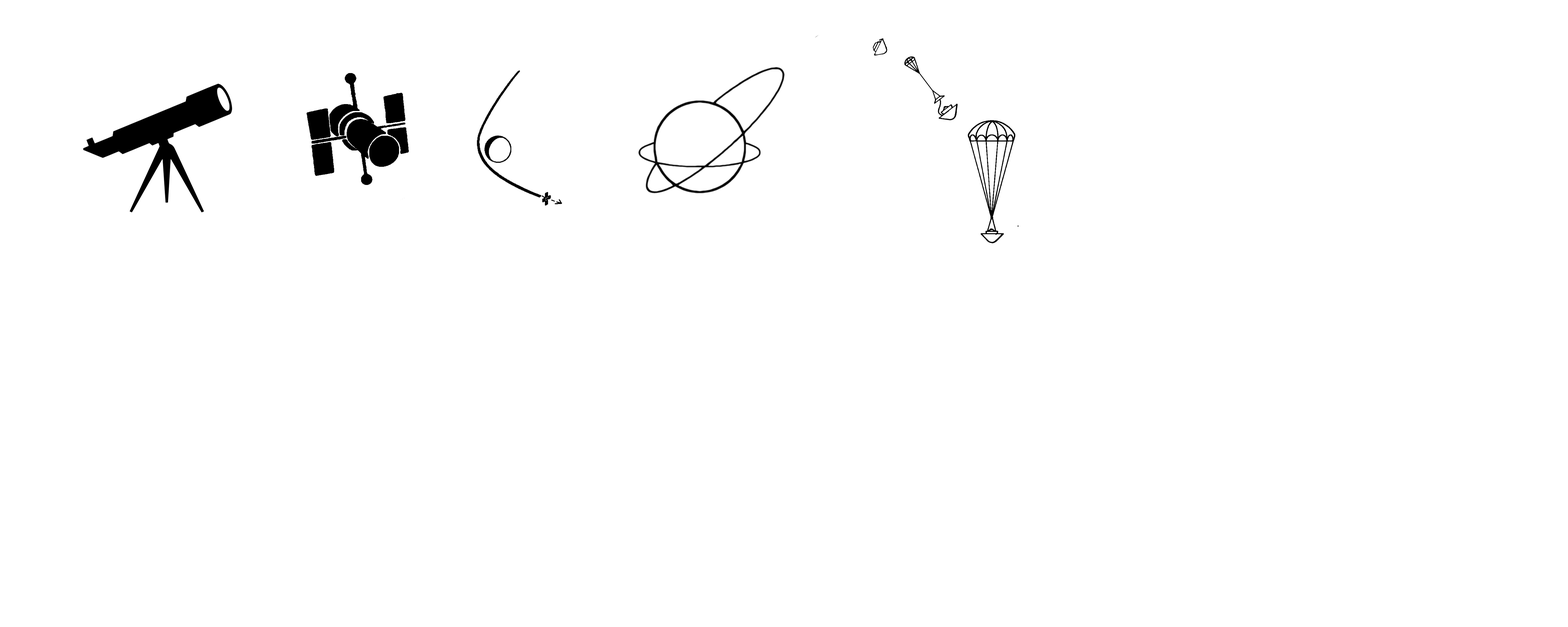
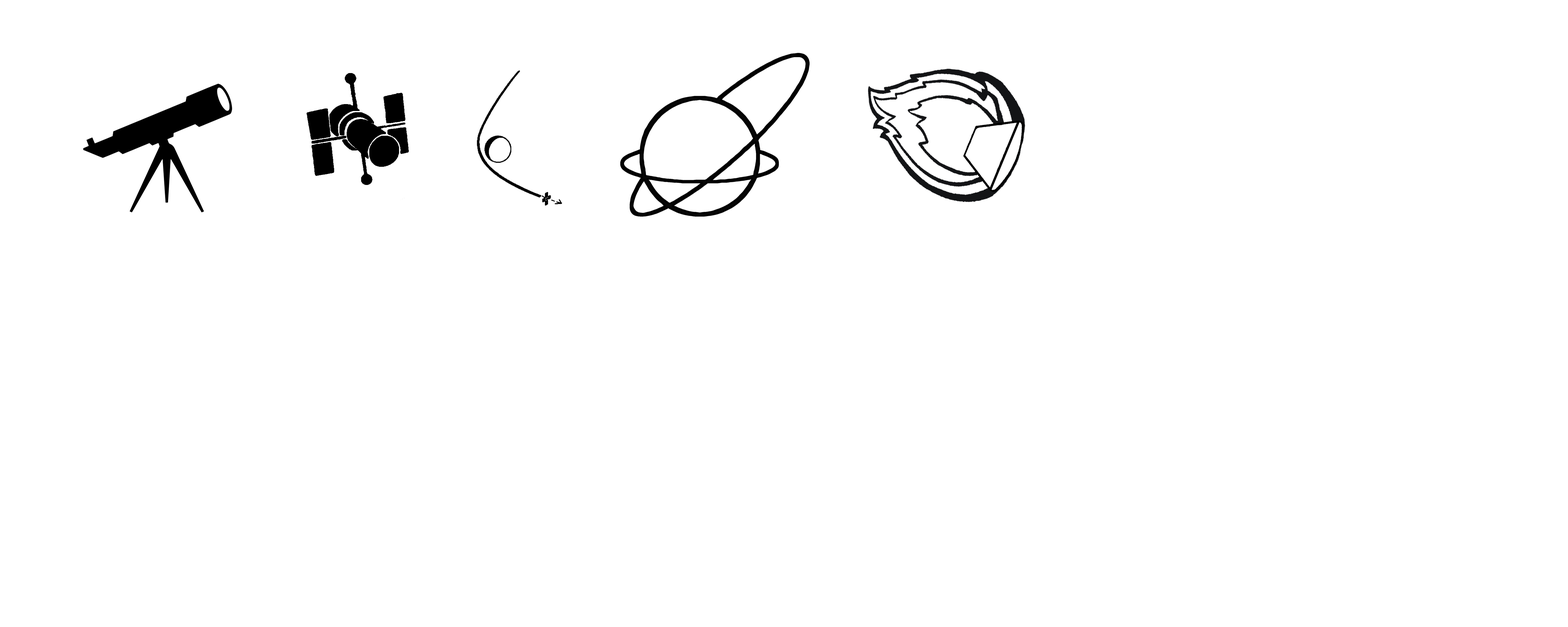
Revision of a layered (1568, 627) image; what changed, layer by layer:
added layer "Pasted Layer" above "EntryFlames" over box(619, 52, 810, 218)
added layer "EntryFlames" above "Entry" over box(867, 68, 1026, 203)
hid "Entry" over box(815, 34, 1019, 244)
hid "Orbit" over box(638, 66, 785, 194)
